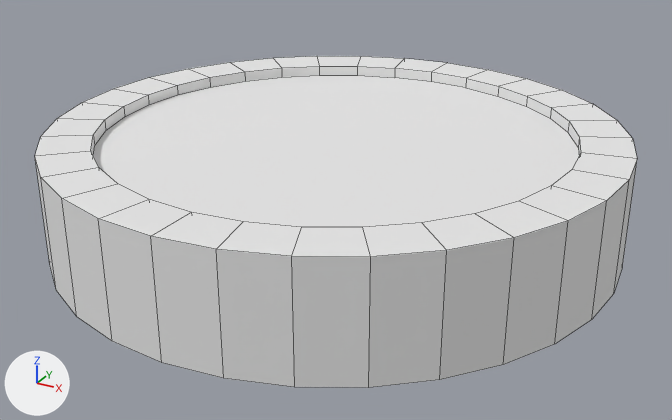
The OBJ model projects/Midterm-AirHockey/res/Models/puck.obj as it was, and as the next commit left it.
Camera for both pictures: a 50 mm lens placed at (2.96, -5.38, 2.46), pointed at (0.06, -0.11, -0.18). Arrows for +X, +Y and +Z are at lower left; the lights stay in place. Mesh edges are drawn as thin lines. Where no turn or scale is listed for an object, it has been applied to the vertices.

Names of what the first picture shows: 'Cylinder_Cylinder.001'.
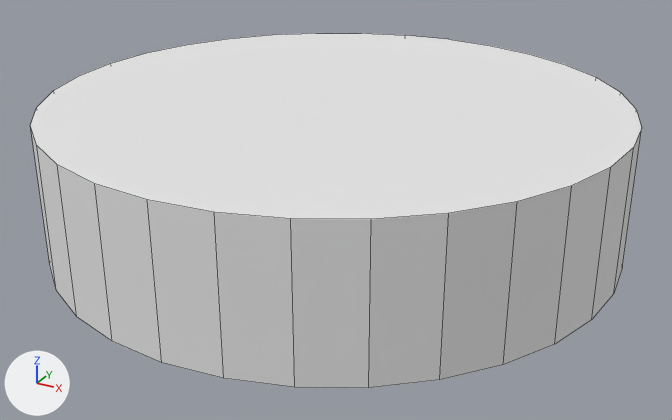
The newer file is also rescaled (x0.5), turned or shifted as a whole; pictures and numbers use the older file's frame.

Diff of the bpy script that builds the scene:
```diff
--- a/projects/Midterm-AirHockey/res/Models/puck.obj.py
+++ b/projects/Midterm-AirHockey/res/Models/puck.obj.py
@@ me_cylinder_cylinder_001 @@
 # used by ob_cylinder_cylinder_001; location = (0.0, 0.0, 0.0)
-me_cylinder_cylinder_001.from_pydata(...)  # 128 vertices, 98 faces; spans x -2.0..2.0, y -2.0..2.0, z -0.39..0.39
+me_cylinder_cylinder_001.from_pydata(...)  # 64 vertices, 34 faces; spans x -2.0..2.0, y -2.0..2.0, z -0.39..0.59
+# me_cylinder_cylinder_001 part 1
+# 64 vertices are removed from x -1.65..1.65, y -1.65..1.65, z 0.31..0.39
+# 65 faces are deleted
+# 32 vertices in x -2.0..2.0, y -2.0..2.0, z 0.39 move by (0.0, 0.0, 0.2)
+# 1 new face joins them
 me_cylinder_cylinder_001.materials.append(mat_none)
```

Changed parts and their boxes (x1, y1, x2, y2) in the pictures (672 x 420 px):
'Cylinder_Cylinder.001', reshaped (7% taller)
    before: (35, 56, 637, 388)
    after: (30, 33, 642, 388)
